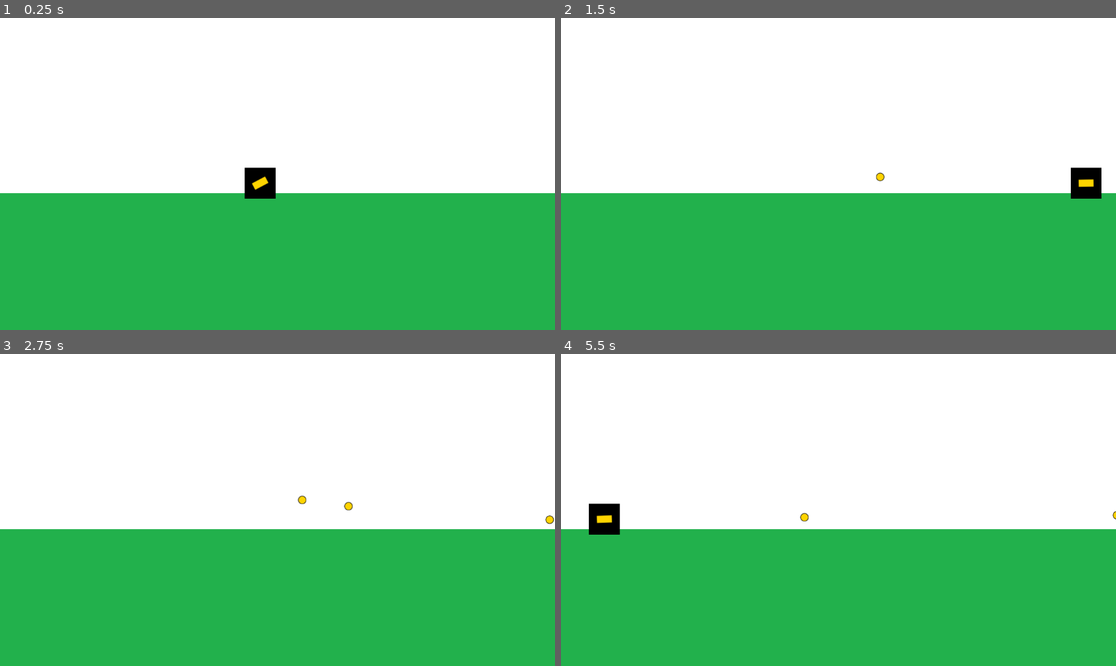
Above: before the commit, frames 1-4 (two rows, left to right).
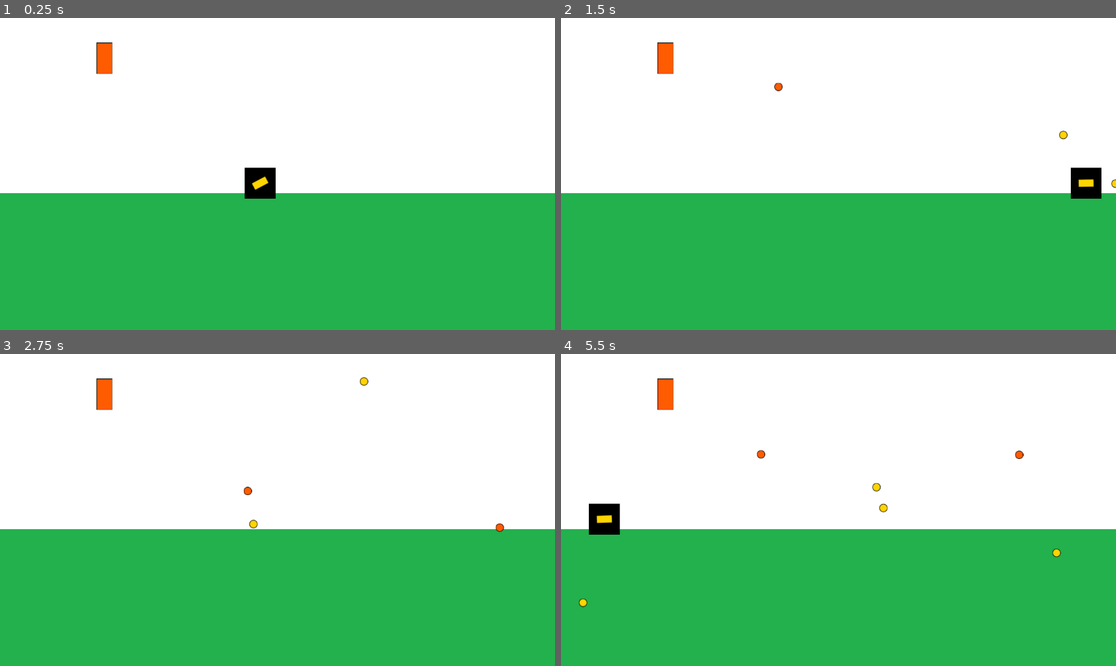
Above: after the commit, the same moments.

Repository: SandovalMauro/entregas-ipv-sandoval-mauro
Game: Godot game, scene res://main.tscn
Two runs of this game, one before a commit and one after it. Both use one fixed random seed, a clock stepped at 60 frames per second and the inputs below.
Inputs (mouse positions are in pixels of both pictures, inside the frame that each line leads up to):
- Up to frame 1 (0.25 s): no input
- Up to frame 2 (1.5 s): tap Enter at 0.5 s; move the mouse to (960, 158) at 0.52 s; hold D (move_right) 0.53-1.28 s; click (960, 158) at 0.6 s; move the mouse to (727, 189) at 1.27 s; hold A (move_left) from 1.28 s (still down); click (727, 189) at 1.35 s
- Up to frame 3 (2.75 s): move the mouse to (333, 441) at 2.02 s; release A (move_left) at 2.03 s; hold D (move_right) from 2.03 s (still down); click (333, 441) at 2.1 s
- Up to frame 4 (5.5 s): move the mouse to (810, 572) at 2.77 s; click (810, 572) at 2.85 s; move the mouse to (1005, 556) at 3.52 s; release D (move_right) at 3.53 s; hold A (move_left) from 3.53 s (still down); click (1005, 556) at 3.6 s; move the mouse to (672, 463) at 4.27 s; click (672, 463) at 4.35 s; move the mouse to (866, 510) at 5.02 s; click (866, 510) at 5.1 s

The runs differ from the first frame. In frame 1, 0.3% of the frame differs, in the area x 17-21%, y 7-19%; in frame 2, 0.4%; in frame 3, 0.6%; in frame 4, 0.6%, in the area x 3-100%, y 7-82%.

Commit message:
desafio 2

Diff:
--- a/entrega-2-sandoval-mauro/entities/Abstract_projectile.gd
+++ b/entrega-2-sandoval-mauro/entities/Abstract_projectile.gd
@@ -10,9 +10,9 @@
 func _ready():
 	set_physics_process(false)
 
-func set_starting_values(starting_position:Vector2, direction:Vector2):
+func set_starting_values(starting_position:Vector2, directionFire:Vector2):
 	global_position = starting_position
-	self.direction = direction
+	self.direction = directionFire
 	$Timer.start()
 	set_physics_process(true)
 
--- /dev/null
+++ b/entrega-2-sandoval-mauro/entities/enemies/projectile.tscn
@@ -0,0 +1,11 @@
+[gd_scene load_steps=3 format=3 uid="uid://bxn0d7brdqigs"]
+
+[ext_resource type="PackedScene" uid="uid://bwpfvi6cfs8id" path="res://entities/abstractProjectile.tscn" id="1_uu7u1"]
+[ext_resource type="Texture2D" uid="uid://w3pj6pjcjne4" path="res://assets/textures/proyectile_turret.png" id="2_1ljup"]
+
+[node name="Projectile" instance=ExtResource("1_uu7u1")]
+texture = ExtResource("2_1ljup")
+speed = 500.0
+
+[node name="Timer" parent="." index="0"]
+wait_time = 5.0
--- /dev/null
+++ b/entrega-2-sandoval-mauro/entities/enemies/turret.gd
@@ -0,0 +1,27 @@
+extends Sprite2D
+@export var projectile_scene:PackedScene
+
+@onready var fire_position:Marker2D = $FirePosition
+
+
+var projectile_container:Node
+var player
+
+func set_values(player, projectile_container):
+	self.player = player
+	self.projectile_container = projectile_container
+	$Timer.start()
+
+
+func _on_timer_timeout():
+	fire()
+
+func fire():
+	var projectile:Projectile = projectile_scene.instantiate()
+	projectile_container.add_child(projectile)
+	projectile.set_starting_values(fire_position.global_position, (player.global_position - fire_position.global_position).normalized())
+	projectile.connect("delete_requested", self._on_projectile_delete_requested)
+
+func _on_projectile_delete_requested(projectile):
+	projectile_container.remove_child(projectile)
+	projectile.queue_free()
--- /dev/null
+++ b/entrega-2-sandoval-mauro/entities/enemies/turret.tscn
@@ -0,0 +1,18 @@
+[gd_scene load_steps=4 format=3 uid="uid://cd8gj7no42usn"]
+
+[ext_resource type="Texture2D" uid="uid://d245fsi4rctx8" path="res://assets/textures/turret.png" id="1_h6tj7"]
+[ext_resource type="Script" uid="uid://yfrt75qulcua" path="res://entities/enemies/turret.gd" id="2_aiw5j"]
+[ext_resource type="PackedScene" uid="uid://bxn0d7brdqigs" path="res://entities/enemies/projectile.tscn" id="3_aiw5j"]
+
+[node name="Turret" type="Sprite2D"]
+position = Vector2(217, 84)
+texture = ExtResource("1_h6tj7")
+script = ExtResource("2_aiw5j")
+projectile_scene = ExtResource("3_aiw5j")
+
+[node name="FirePosition" type="Marker2D" parent="."]
+position = Vector2(0, -28)
+
+[node name="Timer" type="Timer" parent="."]
+
+[connection signal="timeout" from="Timer" to="." method="_on_timer_timeout"]
--- a/entrega-2-sandoval-mauro/entities/player.tscn
+++ b/entrega-2-sandoval-mauro/entities/player/player.tscn
@@ -1,10 +1,10 @@
 [gd_scene load_steps=6 format=3 uid="uid://btqduti83axuo"]
 
 [ext_resource type="Texture2D" uid="uid://d3olwf8p4ginw" path="res://assets/textures/player.png" id="1_qly61"]
-[ext_resource type="Script" uid="uid://d2m014ict4xpo" path="res://entities/player.gd" id="2_b0kkn"]
+[ext_resource type="Script" uid="uid://d2m014ict4xpo" path="res://entities/player/player.gd" id="2_b0kkn"]
 [ext_resource type="Texture2D" uid="uid://codxtaneoeb6i" path="res://assets/textures/cannon.png" id="3_e4p34"]
-[ext_resource type="Script" uid="uid://b37gr6gqay2b5" path="res://entities/cannon.gd" id="4_rfe5m"]
-[ext_resource type="PackedScene" uid="uid://1xpo4o2w1ljm" path="res://entities/projectile.tscn" id="5_qly61"]
+[ext_resource type="Script" uid="uid://b37gr6gqay2b5" path="res://entities/player/cannon.gd" id="4_rfe5m"]
+[ext_resource type="PackedScene" uid="uid://1xpo4o2w1ljm" path="res://entities/player/projectile.tscn" id="5_qly61"]
 
 [node name="Player" type="Sprite2D"]
 texture = ExtResource("1_qly61")
--- /dev/null
+++ b/entrega-2-sandoval-mauro/entities/player/projectile.tscn
@@ -0,0 +1,11 @@
+[gd_scene load_steps=3 format=3 uid="uid://1xpo4o2w1ljm"]
+
+[ext_resource type="PackedScene" uid="uid://bwpfvi6cfs8id" path="res://entities/abstractProjectile.tscn" id="1_kf17x"]
+[ext_resource type="Texture2D" uid="uid://jcxbdwvrpcq1" path="res://assets/textures/proyectile_player.png" id="2_bvrcp"]
+
+[node name="Projectile" instance=ExtResource("1_kf17x")]
+texture = ExtResource("2_bvrcp")
+speed = 500.0
+
+[node name="Timer" parent="." index="0"]
+wait_time = 3.0
--- a/entrega-2-sandoval-mauro/entities/projectile.tscn
+++ /dev/null
@@ -1,11 +0,0 @@
-[gd_scene load_steps=3 format=3 uid="uid://1xpo4o2w1ljm"]
-
-[ext_resource type="PackedScene" uid="uid://bwpfvi6cfs8id" path="res://entities/abstractProjectile.tscn" id="1_46mfb"]
-[ext_resource type="Texture2D" uid="uid://jcxbdwvrpcq1" path="res://assets/textures/proyectile_player.png" id="2_jfshl"]
-
-[node name="Projectile" instance=ExtResource("1_46mfb")]
-texture = ExtResource("2_jfshl")
-speed = 50.0
-
-[node name="Timer" parent="." index="0"]
-wait_time = 3.0
--- a/entrega-2-sandoval-mauro/main.gd
+++ b/entrega-2-sandoval-mauro/main.gd
@@ -2,3 +2,4 @@
 
 func _ready():
 	$Player.set_projectile_container(self)
+	$Turret.set_values($Player, self)
--- a/entrega-2-sandoval-mauro/main.tscn
+++ b/entrega-2-sandoval-mauro/main.tscn
@@ -1,9 +1,10 @@
-[gd_scene load_steps=5 format=3 uid="uid://bq1umeno26qic"]
+[gd_scene load_steps=6 format=3 uid="uid://bq1umeno26qic"]
 
 [ext_resource type="Texture2D" uid="uid://yu7wxfv6ebma" path="res://assets/textures/background.png" id="1_1bvp3"]
-[ext_resource type="PackedScene" uid="uid://btqduti83axuo" path="res://entities/player.tscn" id="1_ig7tw"]
+[ext_resource type="PackedScene" uid="uid://btqduti83axuo" path="res://entities/player/player.tscn" id="1_ig7tw"]
 [ext_resource type="Script" uid="uid://dmu4irn27fhos" path="res://main.gd" id="1_lquwl"]
 [ext_resource type="Texture2D" uid="uid://mgn7brd6h43e" path="res://assets/textures/floor.png" id="2_lquwl"]
+[ext_resource type="PackedScene" uid="uid://cd8gj7no42usn" path="res://entities/enemies/turret.tscn" id="5_lquwl"]
 
 [node name="Main" type="Node"]
 script = ExtResource("1_lquwl")
@@ -24,3 +25,5 @@
 
 [node name="Player" parent="." instance=ExtResource("1_ig7tw")]
 position = Vector2(540, 343)
+
+[node name="Turret" parent="." instance=ExtResource("5_lquwl")]
Not shown, added: entrega-2-sandoval-mauro/entities/enemies/turret.gd.uid
Renamed: entrega-2-sandoval-mauro/entities/cannon.gd -> entrega-2-sandoval-mauro/entities/player/cannon.gd
Renamed: entrega-2-sandoval-mauro/entities/cannon.gd.uid -> entrega-2-sandoval-mauro/entities/player/cannon.gd.uid
Renamed: entrega-2-sandoval-mauro/entities/player.gd -> entrega-2-sandoval-mauro/entities/player/player.gd
Renamed: entrega-2-sandoval-mauro/entities/player.gd.uid -> entrega-2-sandoval-mauro/entities/player/player.gd.uid
